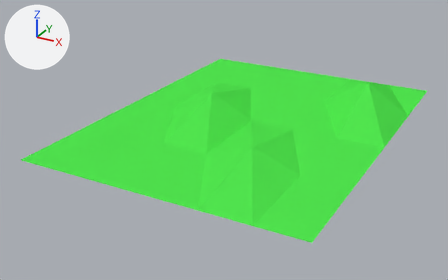
The Blender file CColliderMesh/3DProgramming/x/Ground.blend as it was, and as the next commit left it.
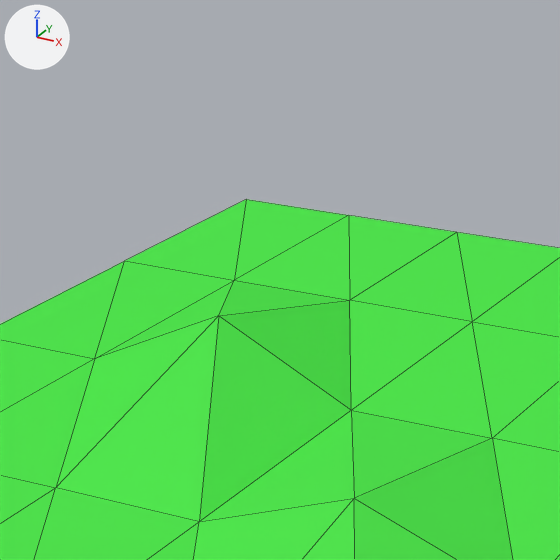
Each version appears first whole from a 50 mm camera at (108.2, -220.7, 98.0) aimed at (-7.2, -10.9, -6.9), and next in a close-up on the part from 33% to 70% of the width and 0% to 59% of the height. The axes (+X, +Y, +Z) are drawn at upper left. The lights are the same throughout. The close-ups show mesh edges as thin lines.
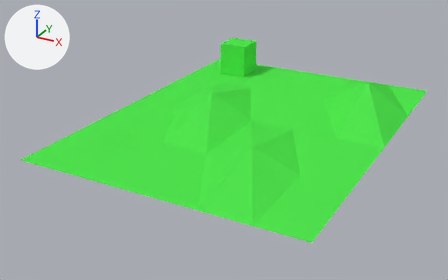
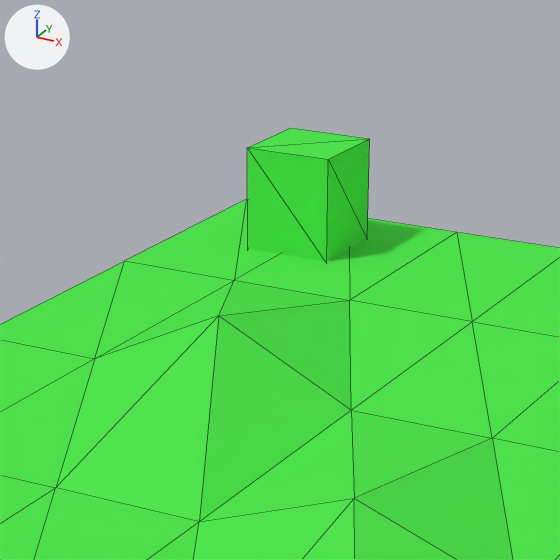
Pixel boxes [x1, y1, x2, y2] of what changed, in the close-ups (560 x 560 px):
```json
{"object": "Plane", "change": "reshaped", "before": [0, 199, 560, 560], "after": [0, 128, 560, 560]}
{"part": 1, "of": "me_plane", "change": "added", "after": [247, 128, 370, 262], "on screen": "green"}
```

The change, as JSON lines over the scene's bpy script:
```json
{"block": "me_plane", "where": "me_plane.from_pydata(...)  # 35 vertices, 48 faces; spans x -7.2..7.2, y -15.3..15.3, z -0.8..11.8"}
{"block": "me_plane", "where": "# used by ob_plane; location = (0.0, 0.0, 0.0); scale = (7.95, 4.93, 1.0)"}
{"block": "me_plane", "change": "me_plane part 1: a new loose piece, a box spanning x -5.5..-3.8, y 10.6..13.4, z -1.1..15.1, in mat_groundgreen (green #51e74f)"}
```
